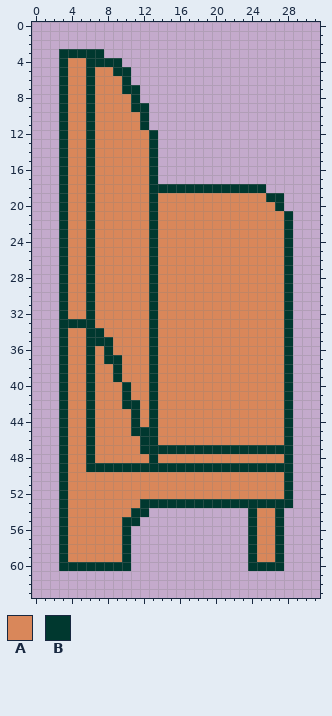
Edited in one commit: pixel-art sprite (assets/images/props/cafe/cafe-booth.png). This is how it looked before the edit.
The file is 32x64 pixels.
Palette (. is transparent): A #d9875a  B #00382f
Pixels before, first column x 3:
 3 BBBBB.....................
 4 BAABBBB...................
 5 BAABAABB..................
 6 BAABAAAB..................
 7 BAABAAABB.................
 8 BAABAAAAB.................
 9 BAABAAAABB................
10 BAABAAAAAB................
11 BAABAAAAAB................
12 BAABAAAAAAB...............
13 BAABAAAAAAB...............
14 BAABAAAAAAB...............
15 BAABAAAAAAB...............
16 BAABAAAAAAB...............
17 BAABAAAAAAB...............
18 BAABAAAAAABBBBBBBBBBBBB...
19 BAABAAAAAABAAAAAAAAAAAABB.
20 BAABAAAAAABAAAAAAAAAAAAAB.
21 BAABAAAAAABAAAAAAAAAAAAAAB
22 BAABAAAAAABAAAAAAAAAAAAAAB
23 BAABAAAAAABAAAAAAAAAAAAAAB
24 BAABAAAAAABAAAAAAAAAAAAAAB
25 BAABAAAAAABAAAAAAAAAAAAAAB
26 BAABAAAAAABAAAAAAAAAAAAAAB
27 BAABAAAAAABAAAAAAAAAAAAAAB
28 BAABAAAAAABAAAAAAAAAAAAAAB
29 BAABAAAAAABAAAAAAAAAAAAAAB
30 BAABAAAAAABAAAAAAAAAAAAAAB
31 BAABAAAAAABAAAAAAAAAAAAAAB
32 BAABAAAAAABAAAAAAAAAAAAAAB
33 BBBBAAAAAABAAAAAAAAAAAAAAB
34 BAABBAAAAABAAAAAAAAAAAAAAB
35 BAABBBAAAABAAAAAAAAAAAAAAB
36 BAABABAAAABAAAAAAAAAAAAAAB
37 BAABABBAAABAAAAAAAAAAAAAAB
38 BAABAABAAABAAAAAAAAAAAAAAB
39 BAABAABAAABAAAAAAAAAAAAAAB
40 BAABAAABAABAAAAAAAAAAAAAAB
41 BAABAAABAABAAAAAAAAAAAAAAB
42 BAABAAABBABAAAAAAAAAAAAAAB
43 BAABAAAABABAAAAAAAAAAAAAAB
44 BAABAAAABABAAAAAAAAAAAAAAB
45 BAABAAAABBBAAAAAAAAAAAAAAB
46 BAABAAAAABBAAAAAAAAAAAAAAB
47 BAABAAAAABBBBBBBBBBBBBBBBB
48 BAABAAAAAABAAAAAAAAAAAAAAB
49 BAABBBBBBBBBBBBBBBBBBBBBBB
50 BAAAAAAAAAAAAAAAAAAAAAAAAB
51 BAAAAAAAAAAAAAAAAAAAAAAAAB
52 BAAAAAAAAAAAAAAAAAAAAAAAAB
53 BAAAAAAAABBBBBBBBBBBBBBBBB
54 BAAAAAAABB...........BAAB.
55 BAAAAAABB............BAAB.
56 BAAAAAAB.............BAAB.
57 BAAAAAAB.............BAAB.
58 BAAAAAAB.............BAAB.
59 BAAAAAAB.............BAAB.
60 BBBBBBBB.............BBBB.
New version:
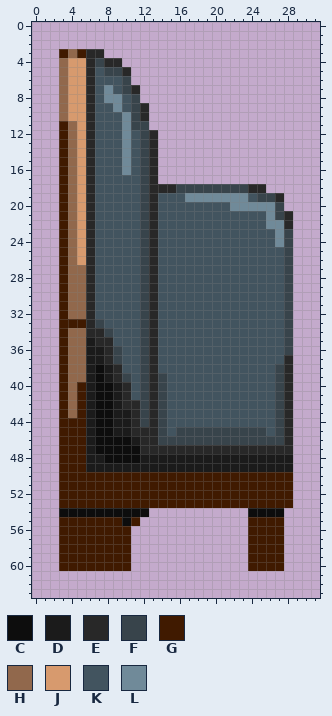
Colours new in this view: C #0d0d0d  D #1b1b1b  E #282828  F #38444b  G #401a00  H #91684c  J #d79a6e  K #42545f  L #708a99
Change:
Changed rows in their new state; - is an unchanged pixel.
first column x 3:
 3 GHGEE---------------------
 4 HJJEFEE-------------------
 5 HJJEKFFE------------------
 6 HJJEKKKF------------------
 7 HJJEKLKFE-----------------
 8 HJJEKLLKF-----------------
 9 HJJEKKLKFE----------------
10 HJJEKKKLFE----------------
11 GHJEKKKLFF----------------
12 GHJEKKKLKFE---------------
13 GHJEKKKLKFE---------------
14 GHJEKKKLKFE---------------
15 GHJEKKKLKFE---------------
16 GHJEKKKLKFE---------------
17 GHJEKKKKKFE---------------
18 GHJEKKKKKFEEEFFFFFFFFEE---
19 GHJEKKKKKFEKKKLLLLLLLKFFE-
20 GHJEKKKKKFEKKKKKKKKLLLLLF-
21 GHJEKKKKKFEKKKKKKKKKKKKLFE
22 GHJEKKKKKFEKKKKKKKKKKKKLLE
23 GHJEKKKKKFEKKKKKKKKKKKKKLF
24 GHJEKKKKKFEKKKKKKKKKKKKKLF
25 GHJEKKKKKFEKKKKKKKKKKKKKKF
26 GHJEKKKKKFEKKKKKKKKKKKKKKF
27 GHHEKKKKKFEKKKKKKKKKKKKKKF
28 GHHEKKKKKFEKKKKKKKKKKKKKKF
29 GHHEKKKKKFEKKKKKKKKKKKKKKF
30 GHHEKKKKKFEKKKKKKKKKKKKKKF
31 GHHEKKKKKFEKKKKKKKKKKKKKKF
32 GHHEKKKKKFEKKKKKKKKKKKKKKF
33 GGGEFKKKKFEKKKKKKKKKKKKKKF
34 GHHEEFKKKFEKKKKKKKKKKKKKKF
35 GHHDEEKKKFEKKKKKKKKKKKKKKF
36 GHHDDEFKKFEKKKKKKKKKKKKKKF
37 GHHDDEFKKFEKKKKKKKKKKKKKKE
38 GHHDCDEKKFEKKKKKKKKKKKKKFE
39 GHHDCDEFKFEFKKKKKKKKKKKKFE
40 GHGDCCDEKFEFKKKKKKKKKKKKFE
41 GHGDCCDEKFEFKKKKKKKKKKKKFE
42 GHGDCCDEEFEFKKKKKKKKKKKKFE
43 GHGDCCDDEFEFKKKKKKKKKKKKFE
44 GGGDCCDDEFEFKKKKKKKKKKKKFE
45 GGGDCCDDEEEFKFFFFFFFFFFKFE
46 GGGDCCCCDEEFFFFFFFFFFFFFFE
47 GGGDCCCCCEEEEEEEEEEEEEEEEE
48 GGGDDCCCCDDDDDDDDDDDDDDDDD
49 GGGDDDDDDDDDDDDDDDDDDDDDDD
50 GGGGGGGGGGGGGGGGGGGGGGGGGG
51 GGGGGGGGGGGGGGGGGGGGGGGGGG
52 GGGGGGGGGGGGGGGGGGGGGGGGGG
53 GGGGGGGGGGGGGGGGGGGGGGGGGG
54 CCCCCCCCCC-----------CCCC-
55 GGGGGGGCG------------GGGG-
56 GGGGGGGG-------------GGGG-
57 GGGGGGGG-------------GGGG-
58 GGGGGGGG-------------GGGG-
59 GGGGGGGG-------------GGGG-
60 GGGGGGGG-------------GGGG-
Where, in picture pixels (left, top, right, bottom), the same in both pictures:
changed: (59, 49, 293, 571)
